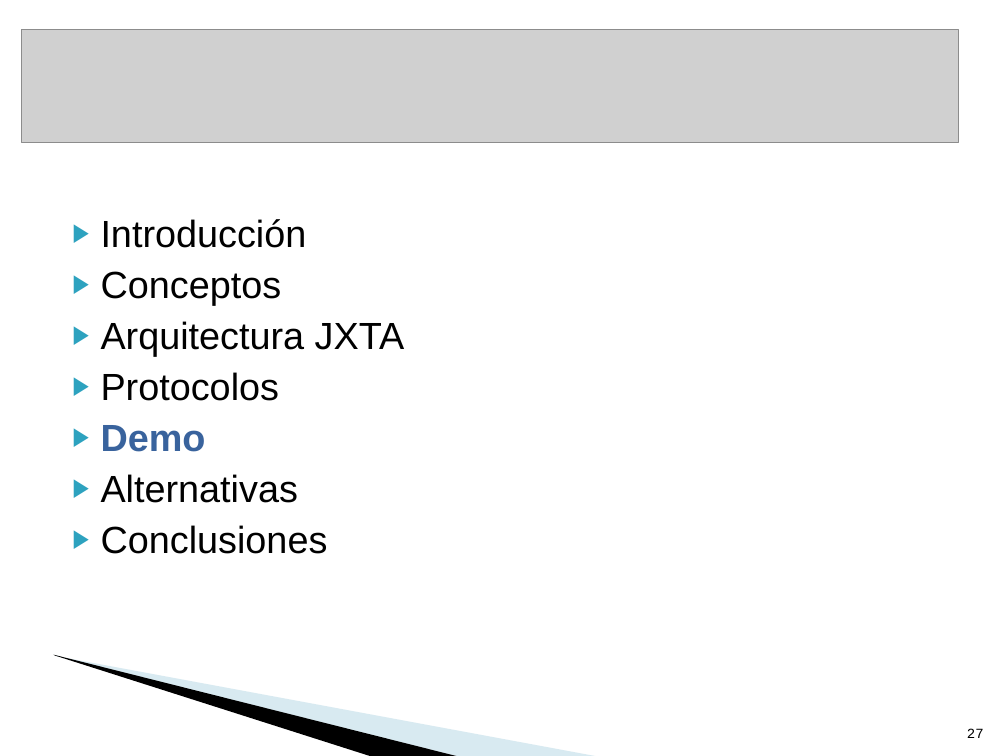
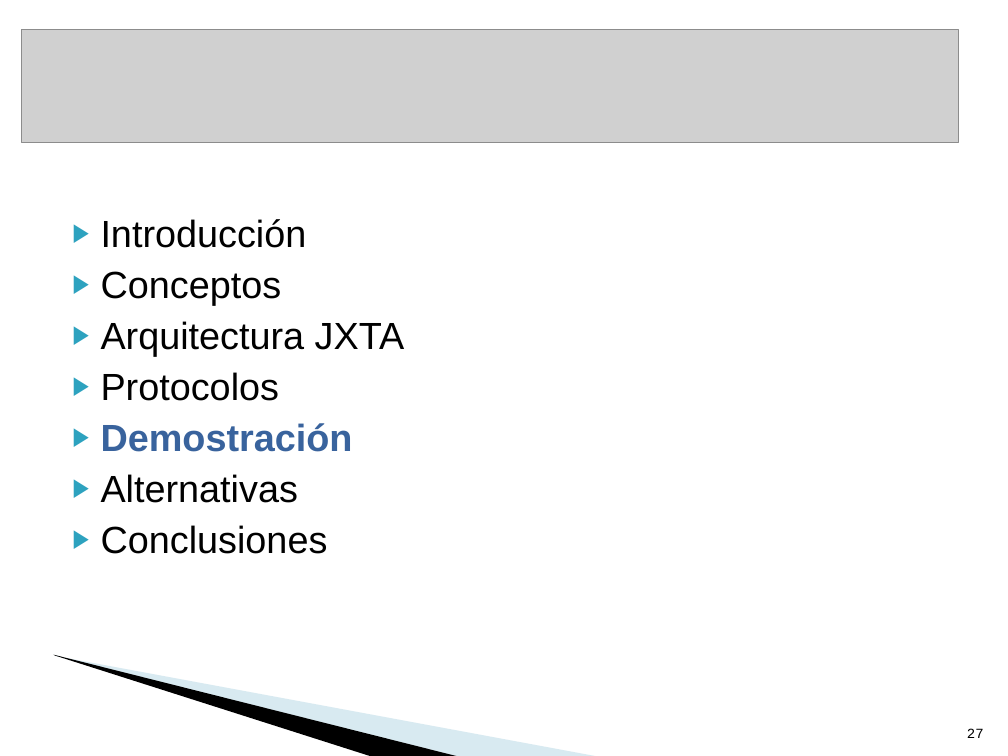
Before and after one commit to txedo/isi-practicas-5, a slide deck: slide 27 of sistemas-colaboracion/p2p-jxta/presentacion/PresentaciónColaboracion.ppt. Drawn at 1008x756 pixels with LibreOffice and Linux fonts; fonts in the diff are those of the drawing; grey boxes stand for pictures; background and template pictures are left out. Boxes give left, top, right and bottom in pixels: in the first picture for what was removed or moved away, otherwise in the second. Text is boxed around its words. In the diff, an @@ line names an element or a change of style, - is before the commit and + after.

```diff
--- a/sistemas-colaboracion/p2p-jxta/presentacion/PresentaciónColaboracion.ppt
+++ b/sistemas-colaboracion/p2p-jxta/presentacion/PresentaciónColaboracion.ppt
@@ text at (101,423,353,452): text changed @@
-▶ Demo
+▶ Demostración
```
Also in this commit, not shown: 13 other slides changed, 1 slide added, 3 slides removed.
